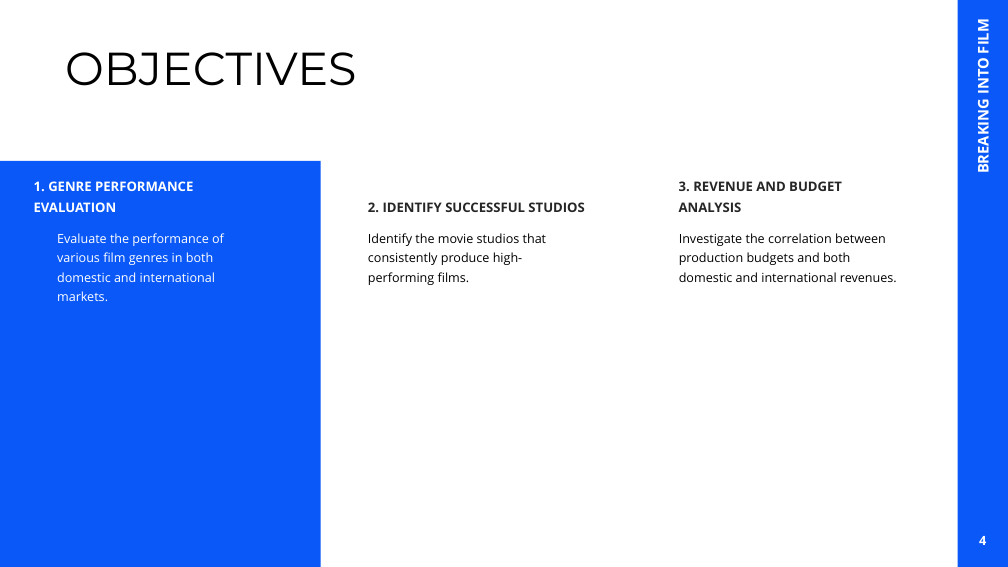
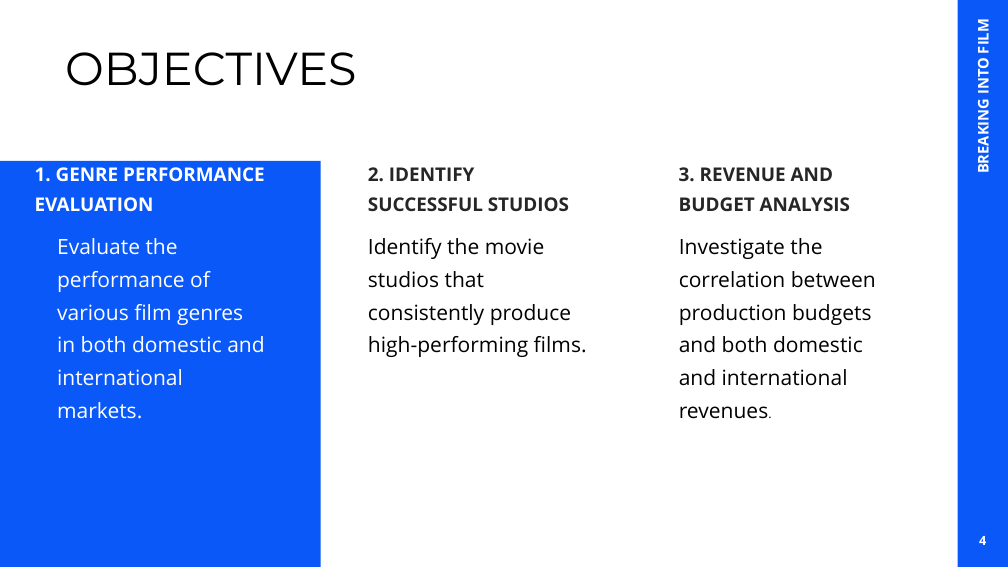
Before and after one commit to mikabenson/PHASE2_PROJECT-inferential-statistics-, a slide deck: slide 4 of Phase 2 Project_Group 5.pptx. Drawn at 1008x567 pixels with LibreOffice and Linux fonts; fonts in the diff are those of the drawing. Boxes give left, top, right and bottom in pixels: in the first picture for what was removed or moved away, otherwise in the second. Text is boxed around its words. In the diff, an @@ line names an element or a change of style, - is before the commit and + after.

```diff
--- a/Phase 2 Project_Group 5.pptx
+++ b/Phase 2 Project_Group 5.pptx
@@ text "1. GENRE PERFORMANCE EVALUATION": place and size @@
-text "1. GENRE PERFORMANCE EVALUATION" at (34,181,193,212)
+text "1. GENRE PERFORMANCE EVALUATION" at (35,167,265,212)
@@ size 12.5 to 18 pt in 3 elements at (35,167,265,212), (679,167,850,211), (368,167,569,211) @@
@@ text "2. IDENTIFY SUCCESSFUL STUDIOS": place and size @@
-text "2. IDENTIFY SUCCESSFUL STUDIOS" at (368,202,584,212)
+text "2. IDENTIFY SUCCESSFUL STUDIOS" at (368,167,569,211)
@@ text "3. REVENUE AND BUDGET ANALYSIS": place and size @@
-text "3. REVENUE AND BUDGET ANALYSIS" at (679,181,842,212)
+text "3. REVENUE AND BUDGET ANALYSIS" at (679,167,850,211)
@@ size 12 to 20 pt in 3 elements at (57,238,264,419), (368,238,587,357), (679,238,876,419) @@
```
Also in this commit, not shown: 13 other slides changed, 3 slides added, 1 slide removed, 2 other files.
